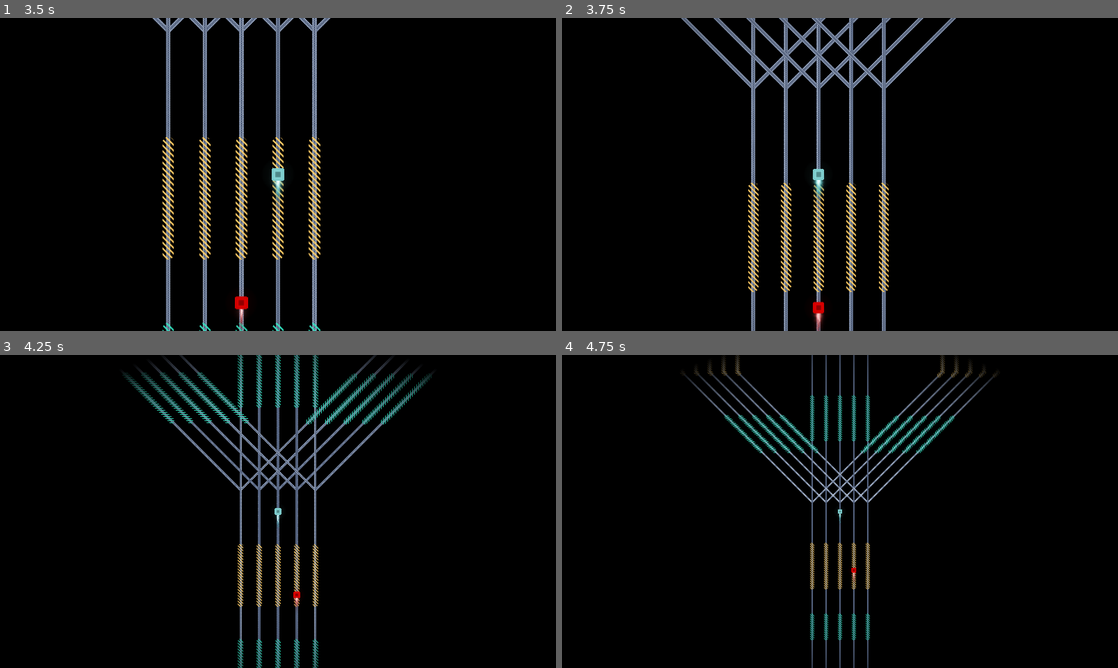
Above: before the commit, frames 1-4 (two rows, left to right).
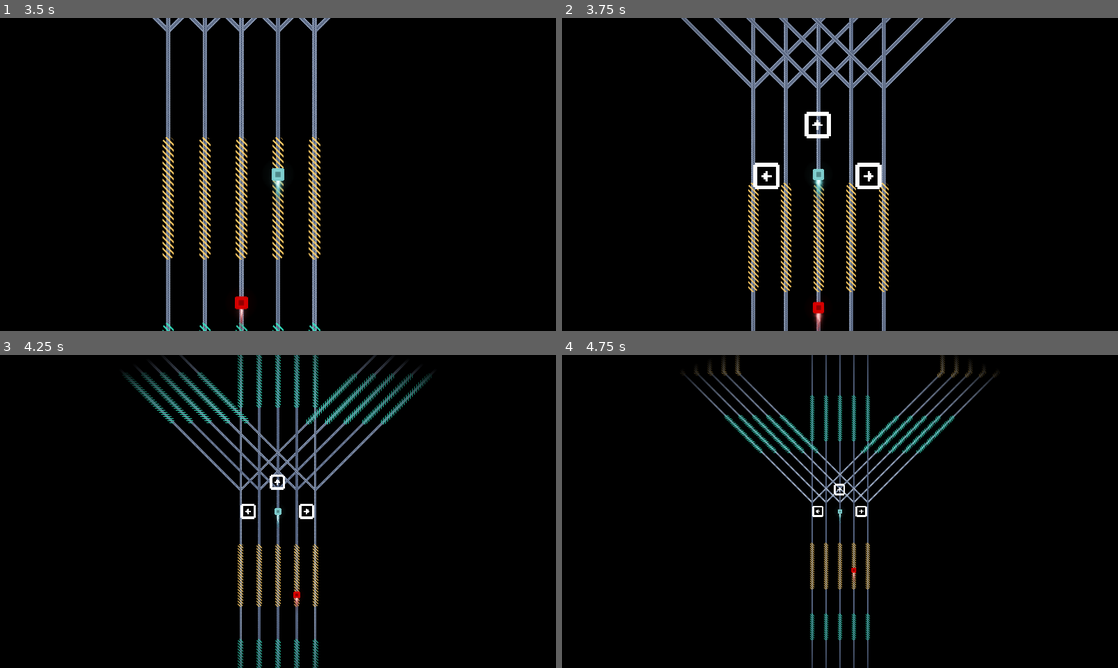
Above: after the commit, the same moments.

Repository: elpozewaunig/LanLinerReconciliation
Game: Godot game, scene res://scenes/main.tscn
Two runs of this game, one before a commit and one after it. Both use one fixed random seed, a clock stepped at 60 frames per second and the inputs below.
Inputs:
- Up to frame 1 (3.5 s): hold Right (ui_right) 0.53-1.28 s; hold Left (ui_left) 1.28-2.03 s; hold Right (ui_right) 2.03-2.78 s; hold Up (ui_up) from 2.78 s (still down)
- Up to frame 2 (3.75 s): release Up (ui_up) at 3.53 s; hold Left (ui_left) from 3.53 s (still down)
- Up to frame 3 (4.25 s): keep holding Left (ui_left)
- Up to frame 4 (4.75 s): keep holding Left (ui_left)

Frame 1 is identical in both runs. In frame 2, 0.7% of the frame differs, in the area x 34-58%, y 29-55%; in frame 3, 0.2%; in frame 4, 0.1%.

Commit message:
Implemented control overlay

Diff:
--- /dev/null
+++ b/scenes/control_overlay.tscn
@@ -0,0 +1,31 @@
+[gd_scene load_steps=5 format=3 uid="uid://cmhaktjvtnwyh"]
+
+[ext_resource type="Texture2D" uid="uid://dfotr4t0son3j" path="res://assets/arrow_left.png" id="1_0cg6i"]
+[ext_resource type="Script" path="res://scripts/control_overlay.gd" id="1_6q0su"]
+[ext_resource type="Texture2D" uid="uid://cpdo8lqwql11w" path="res://assets/arrow_right.png" id="2_bhwc0"]
+[ext_resource type="Texture2D" uid="uid://ce0c0p1gkceto" path="res://assets/arrow_up.png" id="3_k1t7f"]
+
+[node name="ControlOverlay" type="Node2D"]
+scale = Vector2(5, 5)
+script = ExtResource("1_6q0su")
+
+[node name="Left" type="Sprite2D" parent="."]
+visible = false
+texture_filter = 1
+position = Vector2(-50, 2.08165e-12)
+scale = Vector2(2, 2)
+texture = ExtResource("1_0cg6i")
+
+[node name="Right" type="Sprite2D" parent="."]
+visible = false
+texture_filter = 1
+position = Vector2(50, 2.08165e-12)
+scale = Vector2(2, 2)
+texture = ExtResource("2_bhwc0")
+
+[node name="Up" type="Sprite2D" parent="."]
+visible = false
+texture_filter = 1
+position = Vector2(2.08165e-12, -50)
+scale = Vector2(2, 2)
+texture = ExtResource("3_k1t7f")
--- a/scenes/enemy.tscn
+++ b/scenes/enemy.tscn
@@ -55,22 +55,22 @@
 rotates = false
 script = ExtResource("1_037od")
 
-[node name="Node2D" type="Node2D" parent="."]
+[node name="Sprites" type="Node2D" parent="."]
 
-[node name="Sprite2D" type="Sprite2D" parent="Node2D"]
+[node name="Sprite2D" type="Sprite2D" parent="Sprites"]
 self_modulate = Color(1, 0, 0, 1)
 z_index = 5
 scale = Vector2(0.4, 0.4)
 texture = ExtResource("2_mkgco")
 
-[node name="Trail" type="AnimatedSprite2D" parent="Node2D"]
+[node name="Trail" type="AnimatedSprite2D" parent="Sprites"]
 z_index = 3
 position = Vector2(2.08165e-12, 69.34)
 scale = Vector2(0.565, 0.401)
 sprite_frames = SubResource("SpriteFrames_be6dp")
 script = ExtResource("4_38np1")
 
-[node name="Trail2" type="AnimatedSprite2D" parent="Node2D"]
+[node name="Trail2" type="AnimatedSprite2D" parent="Sprites"]
 z_index = 3
 position = Vector2(2.08165e-12, 69.34)
 scale = Vector2(0.565, 0.401)
--- a/scenes/main.tscn
+++ b/scenes/main.tscn
@@ -1,6 +1,7 @@
-[gd_scene load_steps=3 format=3 uid="uid://x46ieo2mb8a3"]
+[gd_scene load_steps=4 format=3 uid="uid://x46ieo2mb8a3"]
 
 [ext_resource type="Script" path="res://scripts/GameManager.gd" id="1_3rm6l"]
+[ext_resource type="PackedScene" uid="uid://cmhaktjvtnwyh" path="res://scenes/control_overlay.tscn" id="3_2qvxv"]
 [ext_resource type="Script" path="res://scripts/PathBuilder.gd" id="5_ej3e2"]
 
 [node name="GameManager" type="Node2D"]
@@ -8,3 +9,5 @@
 
 [node name="PathBuilder" type="Node2D" parent="."]
 script = ExtResource("5_ej3e2")
+
+[node name="ControlOverlay" parent="." instance=ExtResource("3_2qvxv")]
--- a/scenes/player.tscn
+++ b/scenes/player.tscn
@@ -63,16 +63,16 @@
 [node name="Vignette" type="Sprite2D" parent="Camera2D"]
 texture = ExtResource("3_74b6m")
 
-[node name="Node2D" type="Node2D" parent="."]
+[node name="Sprites" type="Node2D" parent="."]
 
-[node name="Triangle" type="Sprite2D" parent="Node2D"]
+[node name="Triangle" type="Sprite2D" parent="Sprites"]
 z_index = 5
 texture_filter = 1
 texture_repeat = 1
 scale = Vector2(0.4, 0.4)
 texture = ExtResource("3_oj2jm")
 
-[node name="Trail" type="AnimatedSprite2D" parent="Node2D"]
+[node name="Trail" type="AnimatedSprite2D" parent="Sprites"]
 z_index = 3
 position = Vector2(2.08165e-12, 69.34)
 scale = Vector2(0.565, 0.401)
@@ -80,7 +80,7 @@
 frame_progress = 0.357305
 script = ExtResource("5_3ppbk")
 
-[node name="Trail2" type="AnimatedSprite2D" parent="Node2D"]
+[node name="Trail2" type="AnimatedSprite2D" parent="Sprites"]
 z_index = 3
 position = Vector2(2.08165e-12, 69.34)
 scale = Vector2(0.565, 0.401)
--- a/scripts/PathAgent.gd
+++ b/scripts/PathAgent.gd
@@ -2,7 +2,7 @@
 
 @onready var game_manager = $"/root/GameManager"
 @onready var paths = game_manager.get_node("root")
-@onready var sprite_container = $Node2D
+@onready var sprite_container = $Sprites
 
 @export var default_speed : int = 500
 @export var slow_speed : int = 200
--- a/scripts/Player.gd
+++ b/scripts/Player.gd
@@ -1,6 +1,7 @@
 extends "res://scripts/PathAgent.gd"
 
 @onready var camera = $Camera2D
+@onready var controls
 
 var zoom_fact = 0.001
 
@@ -10,6 +11,8 @@
 func _ready():
 	# Handle speed settings and path interactions in super class
 	super._ready()
+
+	controls = game_manager.get_node("ControlOverlay")
 
 	# Connect enemy's force_next_choice signal to own handler method
 	var enemy = game_manager.enemy
@@ -28,6 +31,21 @@
 		vignette.modulate.a += delta * 2
 		if vignette.modulate.a > 1:
 			vignette.modulate.a = 1
+
+		# Show available choices
+		controls.show()
+		if branches.has("SChild"):
+			controls.up.show()
+		else:
+			controls.up.hide()
+		if branches.has("LChild"):
+			controls.left.show()
+		else:
+			controls.left.hide()
+		if branches.has("RChild"):
+			controls.right.show()
+		else:
+			controls.right.hide()
 
 		game_manager.tick_speed -= delta
 		if game_manager.tick_speed < 0.3:
@@ -51,6 +69,9 @@
 		if vignette.modulate.a <= 0:
 			vignette.modulate.a = 0
 			camera.get_node("Vignette").hide()
+
+		# Hide controls options
+		controls.hide()
 
 		game_manager.tick_speed += delta
 		if  game_manager.tick_speed > 1:
--- /dev/null
+++ b/scripts/control_overlay.gd
@@ -0,0 +1,18 @@
+extends Node2D
+
+@onready var game_manager = $"/root/GameManager"
+
+@onready var left = $Left
+@onready var right = $Right
+@onready var up = $Up
+
+
+# Called when the node enters the scene tree for the first time.
+func _ready():
+	pass
+
+
+# Called every frame. 'delta' is the elapsed time since the previous frame.
+func _process(delta):
+	var player = game_manager.player
+	global_position = player.global_position
Binary file added: assets/arrow_left.png
Not shown, added: assets/arrow_left.png.import
Binary file added: assets/arrow_right.png
Not shown, added: assets/arrow_right.png.import
Binary file added: assets/arrow_up.png
Not shown, added: assets/arrow_up.png.import
